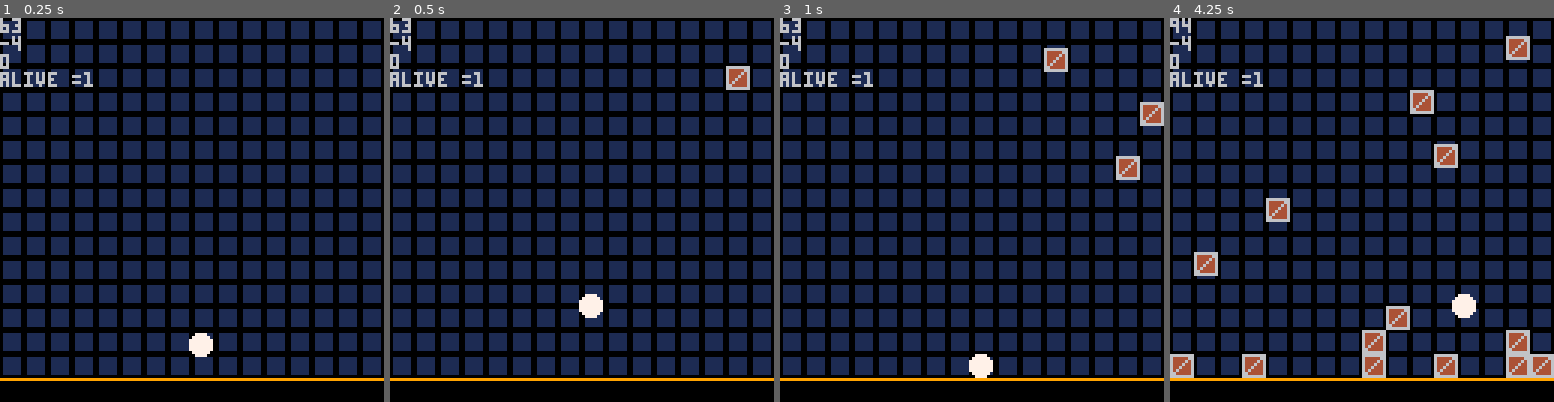
Above: before the commit, frames 1-4 (left to right).
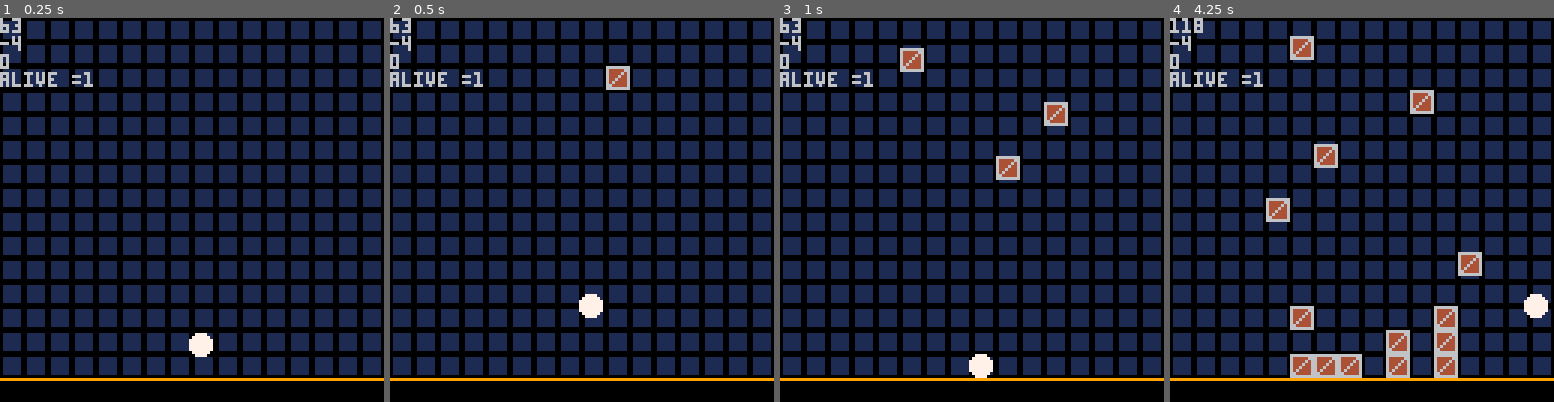
Above: after the commit, the same moments.

Repository: alstonStone/pico8_T-Jump
Game: PICO-8 cartridge t-jump.p8
Same seed, same stepped clock (60 frames per second), same inputs: the game is played once before the commit and once after it.
Inputs:
- Up to frame 1 (0.25 s): no input
- Up to frame 2 (0.5 s): tap X (X key) at 0.33 s
- Up to frame 3 (1 s): no input
- Up to frame 4 (4.25 s): tap X (X key) at 1.07, 1.85, 2.97, 4.08 s; hold Right 1.6-2.1 s; hold Right 2.47-3.03 s; hold Left 3.08-3.58 s; hold Right from 4.02 s (still down)

Frame 1 is identical in both runs. In frame 2, 0.8% of the frame differs, in the area x 56-94%, y 12-19%; in frame 3, 2.3%; in frame 4, 9.4%, in the area x 0-100%, y 0-94%.

Commit message:
Bell curve block spawn
made blocks spawn in bell curve to give a better feel

Diff:
--- a/t-jump.p8
+++ b/t-jump.p8
@@ -84,8 +84,12 @@
 end
 
 
+-- function spawn_block_random_X()
+-- 	add(blocks,spawn_block(flr(rnd(16))*8,0))
+-- end
+
 function spawn_block_random_X()
-	add(blocks,spawn_block(flr(rnd(16))*8,0))
+	add(blocks,spawn_block(bell_curve_16()*8,0))
 end
 
 
@@ -107,6 +111,18 @@
 		b.landed = false
 	end
 end
+
+
+function bell_curve_16()
+    -- Summing three random integers from 0 to 5 outputs a bell curve from 0 to 15
+    local roll1 = flr(rnd(6))
+    local roll2 = flr(rnd(6))
+    local roll3 = flr(rnd(6))
+
+    -- Adding 1 shifts the final range to 1-16
+    return roll1 + roll2 + roll3
+end
+
 
 
 -->8
